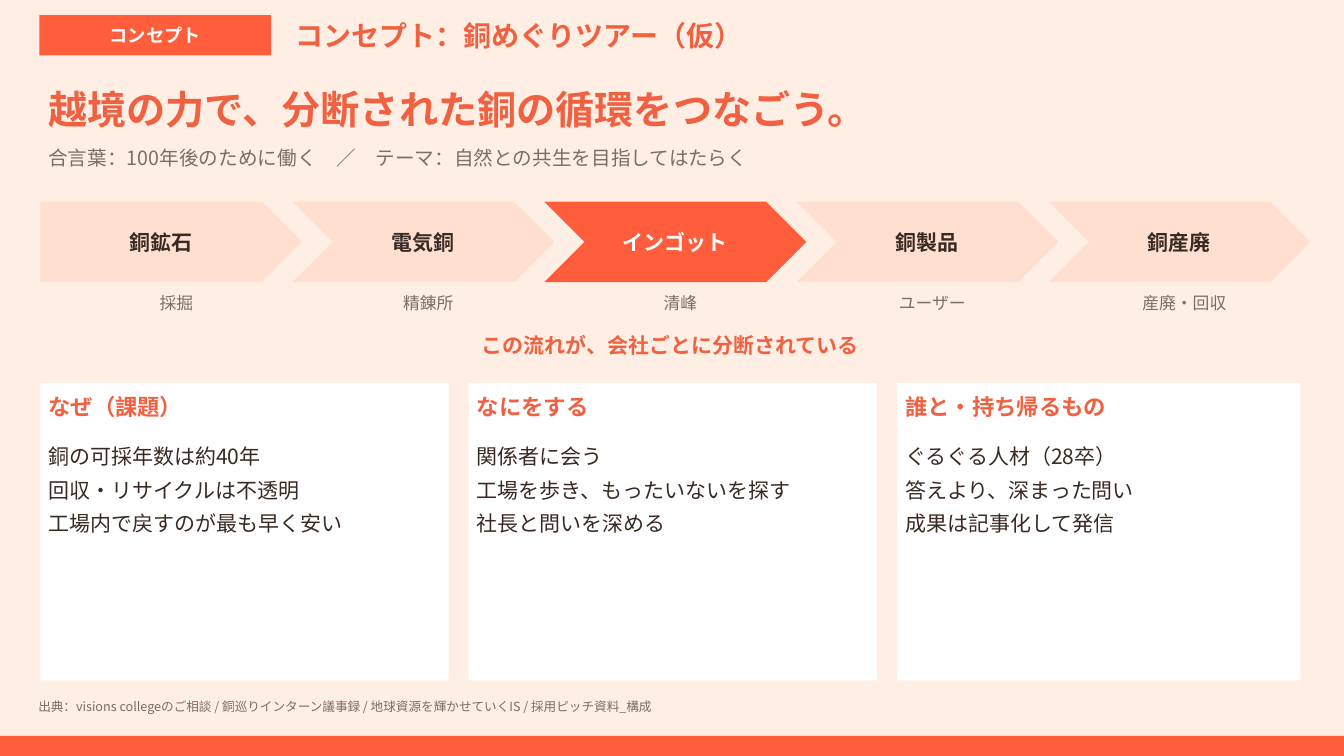
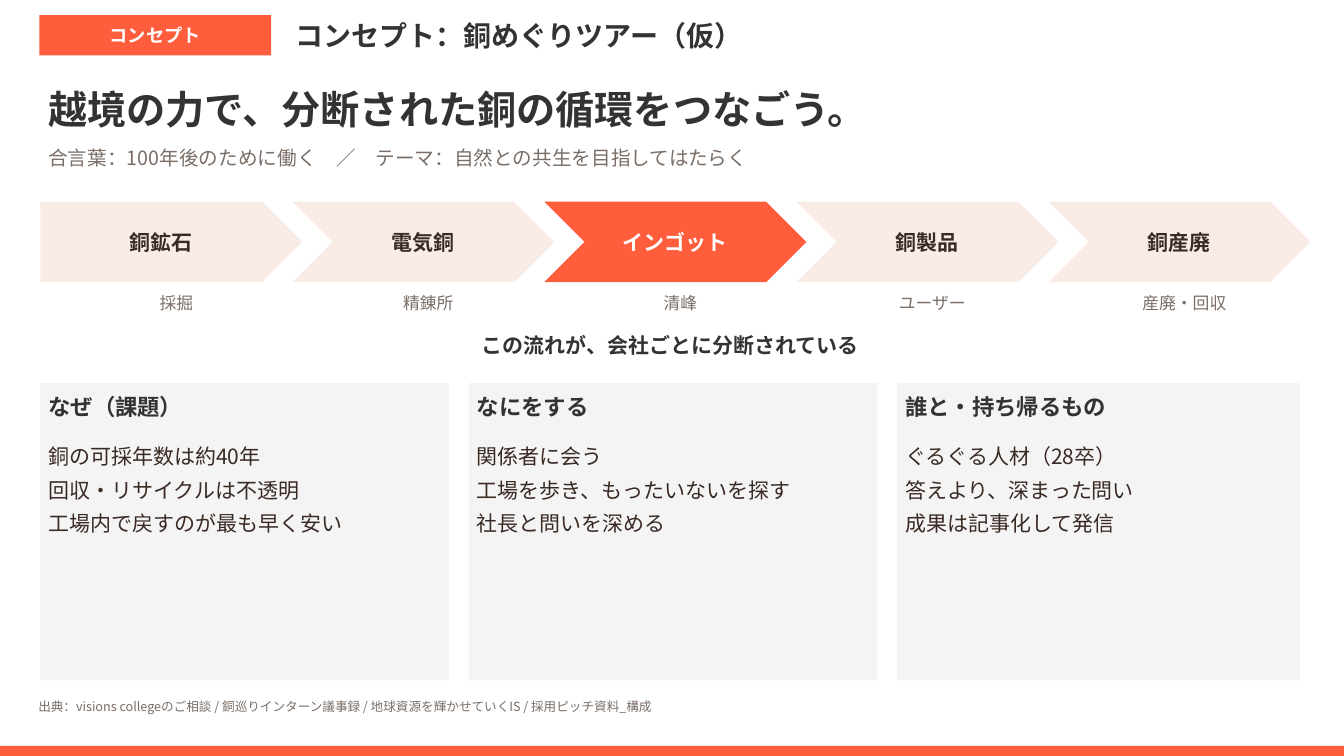
Before and after one commit to tatatatachan/claude, a slide deck: slide 1 of guruguru/guruguru_target_tour.pptx. Drawn at 1344x756 pixels with LibreOffice and Linux fonts; fonts in the diff are those of the drawing. Boxes give left, top, right and bottom in pixels: in the first picture for what was removed or moved away, otherwise in the second. Text is boxed around its words. In the diff, an @@ line names an element or a change of style, - is before the commit and + after.

```diff
--- a/guruguru/guruguru_target_tour.pptx
+++ b/guruguru/guruguru_target_tour.pptx
@@ background #FFEEE4 to #FFFFFF @@
@@ fill #FFE0D0 to #F9ECE6 in 4 elements at (40,202,302,282), (292,202,555,282), (797,202,1059,282), (1049,202,1311,282) @@
@@ text colour #F06142 to #333333 in 6 elements at (295,22,742,49), (48,90,866,128), (482,335,859,355), (48,396,182,417), (477,396,589,417), (905,396,1106,417) @@
@@ fill #FFFFFF to #F4F4F4 in 3 elements at (40,383,449,681), (469,383,877,681), (897,383,1301,681) @@
@@ rectangle: place and size @@
-rectangle at (0,736,1344,756)
+rectangle at (0,746,1344,756)
```
Also in this commit, not shown: 6 other slides changed, 5 other files.
